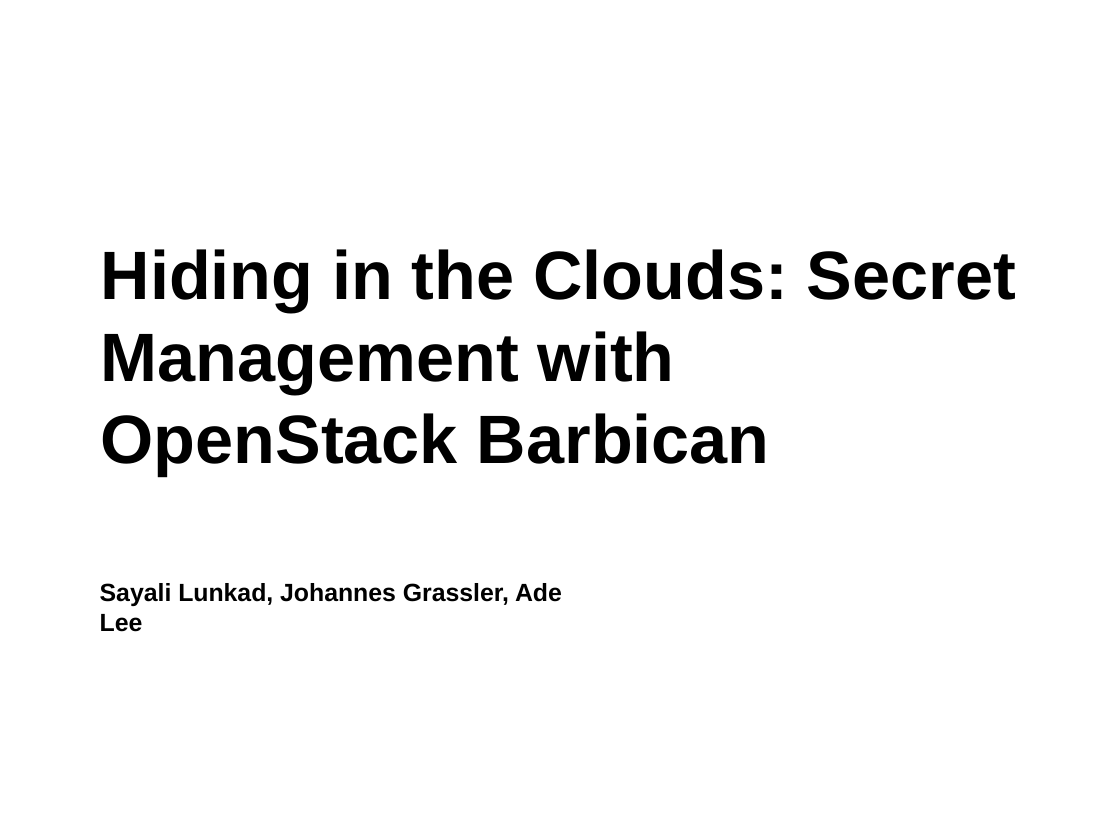
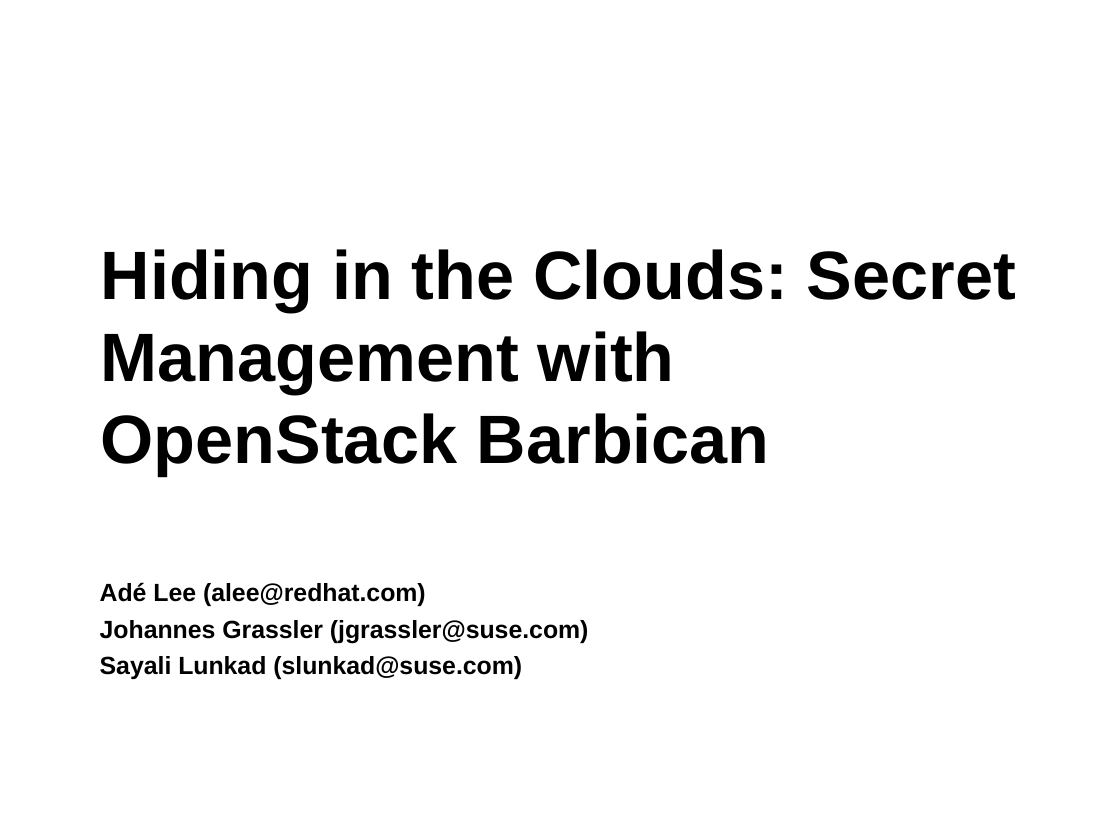
Before and after one commit to sayalilunkad/openstack-barcelona, a slide deck: slide 1 of hiding-in-the-clouds_secret-management-with-openstack-barbican/template.odp. Drawn at 1120x840 pixels with LibreOffice and Linux fonts; fonts in the diff are those of the drawing. Boxes give left, top, right and bottom in pixels: in the first picture for what was removed or moved away, otherwise in the second. Text is boxed around its words. In the diff, an @@ line names an element or a change of style, - is before the commit and + after.

Commit message:
Added logo and email

```diff
--- a/hiding-in-the-clouds_secret-management-with-openstack-barbican/template.odp
+++ b/hiding-in-the-clouds_secret-management-with-openstack-barbican/template.odp
@@ subtitle at (x1=100, y1=582, x2=589, y2=679): text changed @@
-Sayali Lunkad, Johannes Grassler, Ade Lee
+Adé Lee (alee@redhat.com)
+Johannes Grassler (jgrassler@suse.com)
+Sayali Lunkad (slunkad@suse.com)
```
